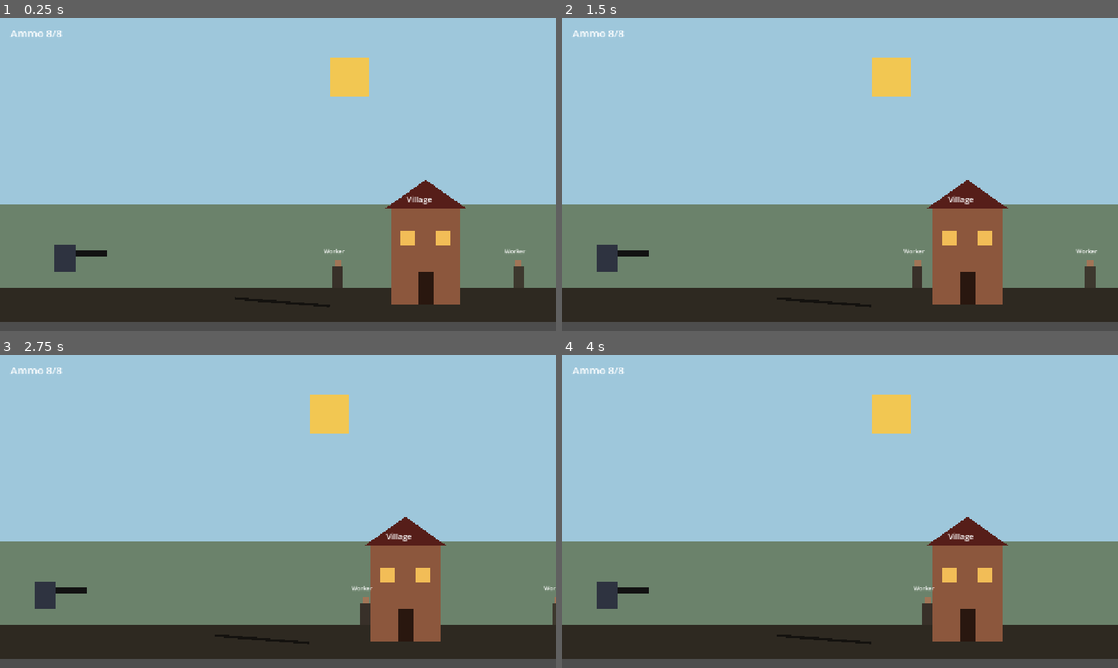
Above: before the commit, frames 1-4 (two rows, left to right).
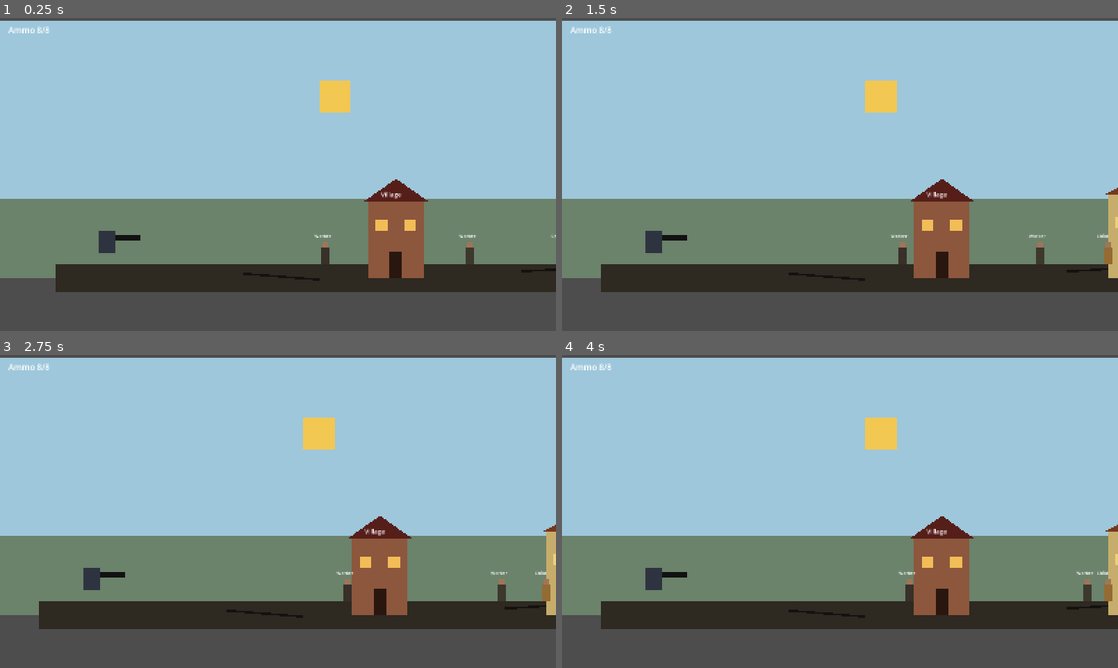
Above: after the commit, the same moments.

Repository: gcbraga6-afk/K-l-the-rich
Game: Godot game, scene res://main.tscn
Same seed, same stepped clock (60 frames per second), same inputs: the game is played once before the commit and once after it.
Inputs (mouse positions are in pixels of both pictures, inside the frame that each line leads up to):
- Up to frame 1 (0.25 s): no input
- Up to frame 2 (1.5 s): move the mouse to (962, 158) at 0.52 s; tap A (camera_left) at 0.6 s; move the mouse to (728, 190) at 1.27 s; tap D (camera_right) at 1.35 s
- Up to frame 3 (2.75 s): move the mouse to (333, 442) at 2.02 s; click (333, 442) at 2.1 s
- Up to frame 4 (4 s): move the mouse to (812, 574) at 2.77 s; tap A (camera_left) at 2.85 s; move the mouse to (1006, 558) at 3.52 s; tap D (camera_right) at 3.6 s

The runs differ from the first frame. In frame 1, 24% of the frame differs, in the area x 0-100%, y 0-98%; in frame 2, 24%; in frame 3, 24%; in frame 4, 24%.

Commit message:
feat: add explosive structure damage

Diff:
--- a/project.godot
+++ b/project.godot
@@ -25,8 +25,10 @@
 
 [display]
 
-window/size/viewport_width=1280
-window/size/viewport_height=720
+window/size/viewport_width=1600
+window/size/viewport_height=900
+window/size/window_width_override=1600
+window/size/window_height_override=900
 window/stretch/mode="canvas_items"
 window/stretch/aspect="expand"
 
--- /dev/null
+++ b/scenes/explosion.tscn
@@ -0,0 +1,47 @@
+[gd_scene load_steps=3 format=3]
+
+[ext_resource type="Script" path="res://scripts/effects/explosion.gd" id="1_explosion"]
+
+[sub_resource type="Gradient" id="Gradient_explosion"]
+offsets = PackedFloat32Array(0, 0.28, 1)
+colors = PackedColorArray(1, 0.92, 0.38, 1, 0.95, 0.28, 0.1, 0.9, 0.08, 0.06, 0.04, 0)
+
+[node name="Explosion" type="Node2D"]
+script = ExtResource("1_explosion")
+
+[node name="Blast" type="ColorRect" parent="."]
+offset_left = -24.0
+offset_top = -24.0
+offset_right = 24.0
+offset_bottom = 24.0
+color = Color(1, 0.68, 0.22, 0.7)
+
+[node name="Fire" type="CPUParticles2D" parent="."]
+emitting = true
+amount = 46
+lifetime = 0.42
+one_shot = true
+explosiveness = 0.92
+direction = Vector2(0, -1)
+spread = 180.0
+gravity = Vector2(0, 520)
+initial_velocity_min = 180.0
+initial_velocity_max = 560.0
+scale_amount_min = 4.0
+scale_amount_max = 12.0
+color_ramp = SubResource("Gradient_explosion")
+
+[node name="Smoke" type="CPUParticles2D" parent="."]
+emitting = true
+amount = 34
+lifetime = 1.1
+one_shot = true
+explosiveness = 0.8
+direction = Vector2(0, -1)
+spread = 150.0
+gravity = Vector2(0, -70)
+initial_velocity_min = 50.0
+initial_velocity_max = 170.0
+scale_amount_min = 12.0
+scale_amount_max = 30.0
+color = Color(0.12, 0.11, 0.1, 0.48)
--- a/scenes/projectile.tscn
+++ b/scenes/projectile.tscn
@@ -1,7 +1,8 @@
-[gd_scene load_steps=4 format=3]
+[gd_scene load_steps=5 format=3]
 
 [ext_resource type="Script" path="res://scripts/projectiles/basic_projectile.gd" id="1_projectile"]
 [ext_resource type="PackedScene" path="res://scenes/impact_burst.tscn" id="2_impact"]
+[ext_resource type="PackedScene" path="res://scenes/explosion.tscn" id="3_explosion"]
 
 [sub_resource type="CircleShape2D" id="CircleShape2D_projectile"]
 radius = 8.0
@@ -12,6 +13,7 @@
 max_contacts_reported = 4
 script = ExtResource("1_projectile")
 impact_effect_scene = ExtResource("2_impact")
+explosion_scene = ExtResource("3_explosion")
 
 [node name="CollisionShape2D" type="CollisionShape2D" parent="."]
 shape = SubResource("CircleShape2D_projectile")
--- /dev/null
+++ b/scripts/effects/explosion.gd
@@ -0,0 +1,65 @@
+extends Node2D
+
+@export var radius := 155.0
+@export var max_damage := 2
+@export var lifetime := 0.75
+
+@onready var blast: ColorRect = $Blast
+
+func _ready() -> void:
+	_apply_damage()
+	_spawn_debris()
+	EventBus.emit_camera_shake_requested(11.0, 0.24)
+
+	var tween := create_tween()
+	blast.scale = Vector2.ZERO
+	blast.modulate = Color(1.0, 0.7, 0.22, 0.72)
+	tween.tween_property(blast, "scale", Vector2(radius / 24.0, radius / 24.0), 0.12)
+	tween.tween_property(blast, "modulate", Color(0.35, 0.2, 0.08, 0.0), 0.38)
+
+	await get_tree().create_timer(lifetime).timeout
+	queue_free()
+
+
+func _apply_damage() -> void:
+	for node in get_tree().get_nodes_in_group("structures"):
+		if not node.has_method("apply_explosion_damage"):
+			continue
+
+		var distance := global_position.distance_to(node.global_position)
+		if distance > radius:
+			continue
+
+		var falloff := 1.0 - distance / radius
+		var damage := maxi(1, ceili(float(max_damage) * falloff))
+		node.apply_explosion_damage(damage, global_position, falloff)
+
+
+func _spawn_debris() -> void:
+	for i in range(14):
+		var piece := RigidBody2D.new()
+		piece.gravity_scale = 1.0
+		piece.global_position = global_position + Vector2(randf_range(-10.0, 10.0), randf_range(-10.0, 10.0))
+		piece.linear_velocity = Vector2.RIGHT.rotated(randf_range(0.0, TAU)) * randf_range(160.0, 440.0)
+		piece.angular_velocity = randf_range(-10.0, 10.0)
+		piece.collision_layer = 0
+		piece.collision_mask = 0
+
+		var visual := ColorRect.new()
+		var size := randf_range(5.0, 13.0)
+		visual.offset_left = -size * 0.5
+		visual.offset_top = -size * 0.5
+		visual.offset_right = size * 0.5
+		visual.offset_bottom = size * 0.5
+		visual.color = Color(randf_range(0.16, 0.34), randf_range(0.11, 0.22), randf_range(0.07, 0.13), 1.0)
+		piece.add_child(visual)
+
+		get_tree().current_scene.add_child(piece)
+		_fade_and_free(piece)
+
+
+func _fade_and_free(piece: RigidBody2D) -> void:
+	var tween := create_tween()
+	tween.tween_interval(randf_range(0.55, 0.95))
+	tween.tween_property(piece, "modulate", Color(1, 1, 1, 0), 0.35)
+	tween.tween_callback(piece.queue_free)
--- a/scripts/projectiles/basic_projectile.gd
+++ b/scripts/projectiles/basic_projectile.gd
@@ -3,6 +3,7 @@
 @export var impact_severity := 0.25
 @export var narrative_value := 0.1
 @export var impact_effect_scene: PackedScene
+@export var explosion_scene: PackedScene
 
 var _has_impacted := false
 
@@ -36,6 +37,7 @@
 		})
 
 	_spawn_impact_effect()
+	_spawn_explosion()
 	queue_free()
 
 
@@ -46,3 +48,12 @@
 	var effect := impact_effect_scene.instantiate() as Node2D
 	effect.global_position = global_position
 	get_tree().current_scene.add_child(effect)
+
+
+func _spawn_explosion() -> void:
+	if explosion_scene == null:
+		return
+
+	var explosion := explosion_scene.instantiate() as Node2D
+	explosion.global_position = global_position
+	get_tree().current_scene.add_child(explosion)
--- a/scripts/world/structure.gd
+++ b/scripts/world/structure.gd
@@ -3,6 +3,7 @@
 @export var max_integrity := 3
 @export var damaged_color := Color(0.28, 0.25, 0.22, 1.0)
 @export var ruined_color := Color(0.08, 0.07, 0.06, 1.0)
+@export var collapse_threshold := 0
 
 @onready var visual: ColorRect = $Visual
 
@@ -33,8 +34,19 @@
 	if event.get("target", "") != name:
 		return
 
-	_integrity = maxi(0, _integrity - 1)
-	_shake_seconds = 0.18
+	_apply_damage(1, event.get("position", global_position))
+
+
+func apply_explosion_damage(amount: int, source_position: Vector2, force_ratio := 1.0) -> void:
+	_apply_damage(amount, source_position, force_ratio)
+
+
+func _apply_damage(amount: int, source_position: Vector2, force_ratio := 1.0) -> void:
+	if _integrity <= 0:
+		return
+
+	_integrity = maxi(0, _integrity - amount)
+	_shake_seconds = 0.16 + force_ratio * 0.18
 	_update_damage_state()
 
 
@@ -43,7 +55,7 @@
 
 	if _integrity == 0:
 		visual.color = ruined_color
+		visual.scale = Vector2(0.65, 0.38)
 	else:
 		visual.color = _original_color.lerp(damaged_color, damage_ratio)
-
-	visual.scale = _original_scale.lerp(Vector2(0.85, 0.85), damage_ratio)
+		visual.scale = _original_scale.lerp(Vector2(0.85, 0.85), damage_ratio)
